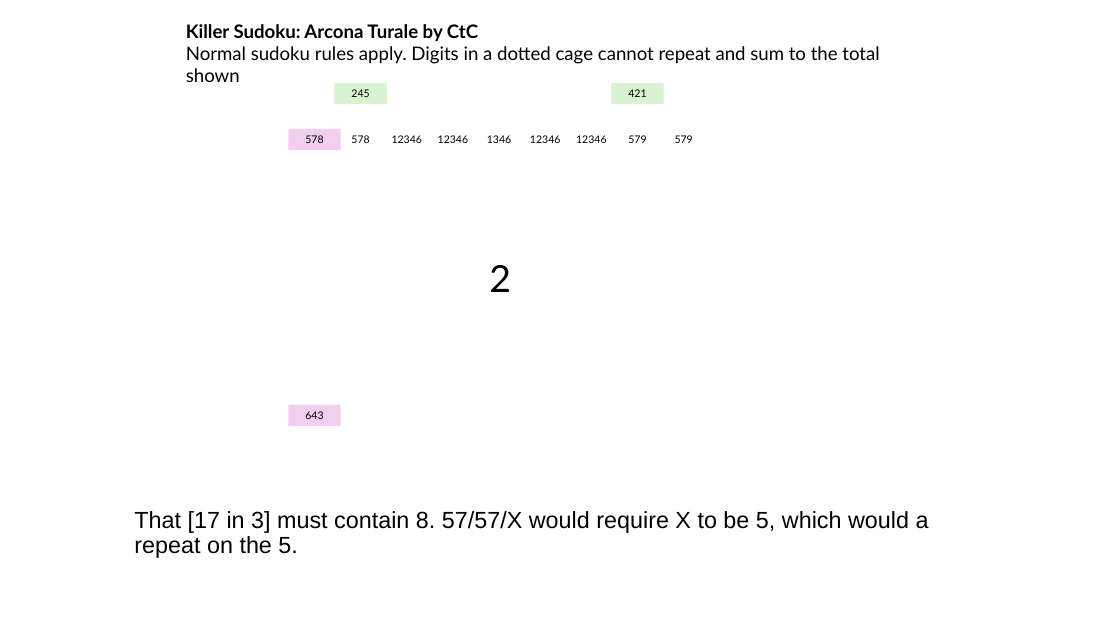
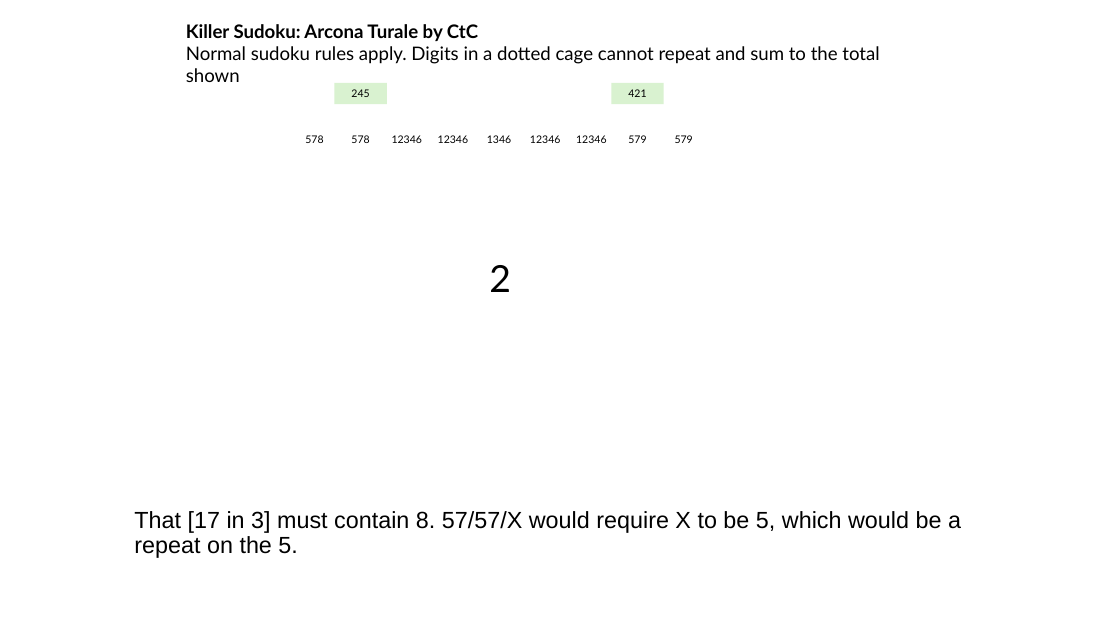
Before and after one commit to jhardis/WSJ_Number_Puzzles, a slide deck: slide 7 of 20261003_1.pptx (slide 8 before the commit). Drawn at 1120x630 pixels with LibreOffice and Linux fonts; fonts in the diff are those of the drawing; background and template pictures are left out. Boxes give left, top, right and bottom in pixels: in the first picture for what was removed or moved away, otherwise in the second. Text is boxed around its words. In the diff, an @@ line names an element or a change of style, - is before the commit and + after.

```diff
--- a/20261003_1.pptx
+++ b/20261003_1.pptx
@@ text "578": place and size @@
-text "578" at (288, 129, 340, 150)
+text "578" at (305, 135, 323, 143)
@@ text "578" at (305, 135, 323, 143): fill #F2CFEE to none @@
@@ rectangle removed at (288, 405, 340, 426) @@
-643
@@ text at (134, 511, 961, 558): text changed @@
-That [17 in 3] must contain 8. 57/57/X would require X to be 5, which would a repeat on the 5.
+That [17 in 3] must contain 8. 57/57/X would require X to be 5, which would be a repeat on the 5.
```
Also in this commit, not shown: 11 other slides changed, 3 slides added, 1 slide removed.
